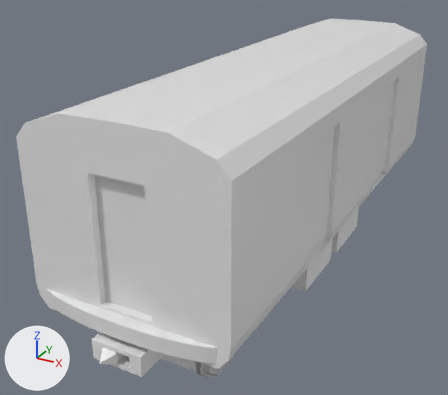
Two versions of the Blender file red_subway_wagon/blender/red_subway_wagon.blend, one commit apart.
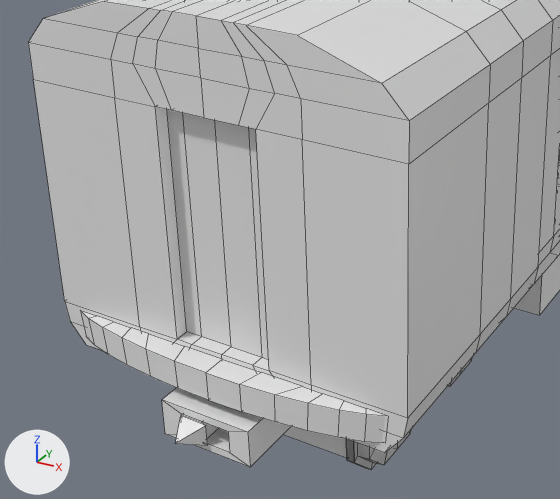
Each version is shown whole from a 50 mm lens placed at (28.3, -64.4, 35.5), pointed at (-4.7, -4.4, 5.6), then close up on the part from 0% to 71% of the width and 29% to 100% of the height. Lighting does not change. The marker at lower left points along +X, +Y and +Z. The close-ups show mesh edges as thin lines.

In view in the first close-up: 'Bogie', 'Car Exterior', 'Chassis Stuff', 'Coupler.001', 'Doors', 'Wheels'.
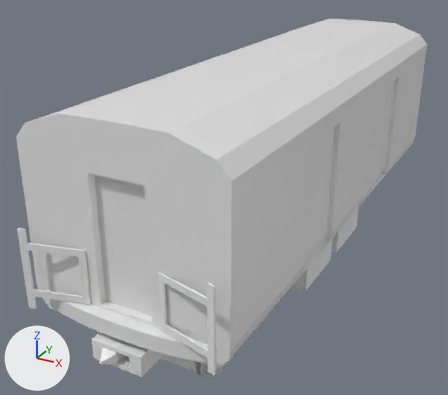
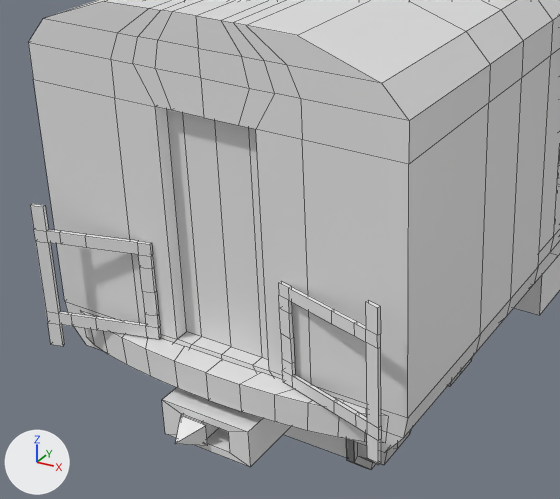
What differs and where, as boxes [x1, y1, x2, y2] in the close-ups (560 x 499 px):
'Glasses', added
    after: [30, 204, 381, 465]

The edits, one by one:
Mesh me_cube_012 is new.
It has 272 vertices, 280 faces and spans x -2.9..16.2, y -62.6..0.8, z -3.9..3.9.
Object 'Glasses' (ob_glasses) is new; it shows me_cube_012.
Its location is (-6.66, 30.87, 8.2).
